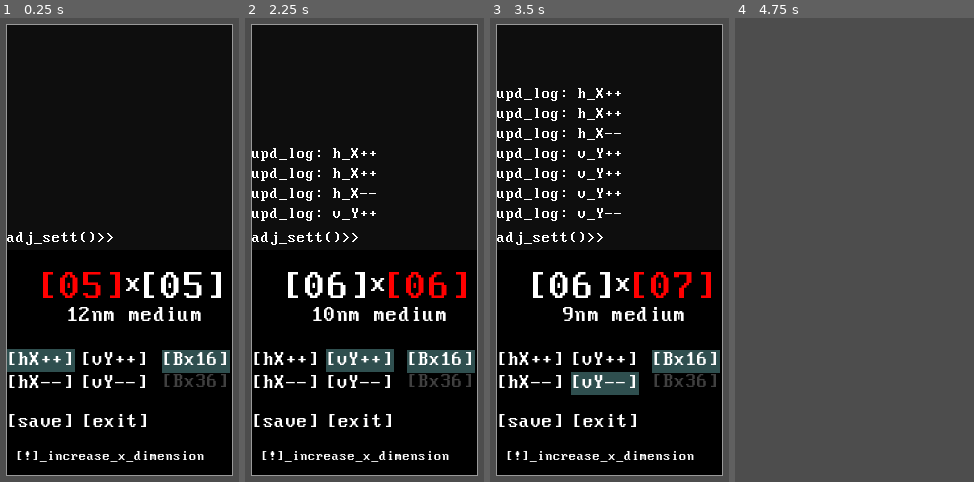
Above: before the commit, frames 1-4 (left to right).
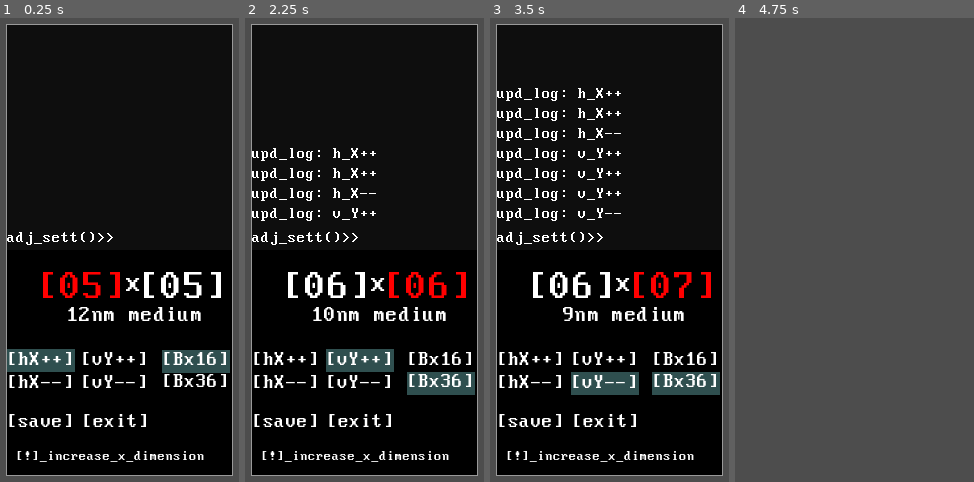
Above: after the commit, the same moments.

Repository: RusanJoshi/MAT_H.dx
Game: Godot game, scene res://ui/difficulty_window.tscn
Two runs of this game, one before a commit and one after it. Both use one fixed random seed, a clock stepped at 60 frames per second and the inputs below. This scene is started directly instead of the project's main scene.
Inputs (mouse positions are in pixels of both pictures, inside the frame that each line leads up to):
- Up to frame 1 (0.25 s): no input
- Up to frame 2 (2.25 s): tap Enter at 0.5, 2 s; drag from (285, 356) to (414, 41) at 0.52 s; tap Space (spacebar_key) at 1.25 s; drag from (285, 379) to (338, 338) at 1.27 s; move the mouse to (359, 356) at 2.02 s; hold Right (mini_menu_forward) from 2.03 s (still down); tap Tab (tab_key) at 2.1 s; click (359, 356) at 2.17 s
- Up to frame 3 (3.5 s): tap Space (spacebar_key) at 2.3, 2.75 s; release Right (mini_menu_forward) at 2.75 s; drag from (604, 379) to (outside the picture) at 2.77 s
- Up to frame 4 (4.75 s): tap Enter at 3.5 s; drag from (775, 421) to (878, 198) at 3.52 s; tap Space (spacebar_key) at 4.25 s; drag from (849, 421) to (778, 22) at 4.27 s

The runs differ from the first frame. In frame 1, 0.4% of the frame differs, in the area x 68-95%, y 76-80%; in frame 2, 2.5%, in the area x 67-97%, y 71-82%; in frame 3, 2.5%; in frame 4, nothing differs.

Commit message:
hemlock port commit 09/14

Diff:
--- a/scripts/difficulty_window.gd
+++ b/scripts/difficulty_window.gd
@@ -1,5 +1,6 @@
 extends Node2D
 @export var has_focus: bool
+@onready var vpasp: VariablePitchAudioStreamPlayer = $VPASP
 @onready var shin_background: Panel = $ShinBackground
 @onready var console_panel: Panel = %ConsolePanel
 @onready var console_label: Label = %ConsoleLabel
@@ -43,8 +44,8 @@
 
 #BASE SWITCHING
 var current_base: int = ConfigGame.base_configure
-var base_unlocked: bool = false
-#var base_unlocked: bool = true
+#var base_unlocked: bool = false
+var base_unlocked: bool = true
 var base_highlight_array: Array[Panel]
 
 #MISC
@@ -72,8 +73,8 @@
 	highlight_dimension_label(1)
 	moptions_array[0][0].visible = true
 	base_highlight_array[current_base].visible = true
-	if(!base_unlocked):
-		base_36_dif.modulate = Color(1,1,1,0.25)
+	if(base_unlocked):
+		base_36_dif.modulate = Color(1,1,1,1)
 	has_focus = true
 
 func _process(delta):
@@ -180,6 +181,9 @@
 		b_16_panel.visible = false
 		b_36_panel.visible = true
 
+func update_tool_tip_label():
+	pass
+
 func menu_traversal(pMenuX: int = 0, pMenuY: int = 0):
 	prev_menux = menux
 	prev_menuy = menuy
@@ -205,8 +209,9 @@
 			decrease_y()
 		update_dimensions_labels()
 	elif(menuy == 2):
-		if(menux == 0):#SAVE DIMENSIONS
+		if(menux == 0):#SAVE CONFIGURATION
 			save_difficulty()
+			ConfigGame.base_configure = current_base
 		elif(menux == 1):#EXIT DIFF. WINDOW
 			exit()
 
@@ -280,6 +285,14 @@
 		x_max_chain = 9
 		y_max_chain = 9
 
+func play_directional_key_sound():
+	vpasp.stream = SoundLibrary.keypress_directional[randi_range(0,7)]
+	vpasp.play()
+
+func play_confirmation_key_sound():
+	vpasp.stream = SoundLibrary.keypress_confirmation[randi_range(0,4)]
+	vpasp.play()
+
 func kill_window():
 	print("x: " + str(current_horizontal_dimension) + ", y: " + str(current_vertical_dimension))
 	has_focus = false
@@ -297,6 +310,7 @@
 #MOUSE CONROLS // MOUSE CONTROLS // MOUSE CONTROLS // MOUSE CONTROLS // MOUSE CONTROLS
 #ADD X
 func _on_add_x_area_2d_mouse_entered() -> void:
+	play_directional_key_sound()
 	prev_menux = menux
 	prev_menuy = menuy
 	menux = 0
@@ -309,10 +323,12 @@
 	if event is InputEventMouseButton:
 		if event.button_index == MOUSE_BUTTON_LEFT:
 			if event.pressed:
+				play_confirmation_key_sound()
 				confirmation()
 
 #MIN X
 func _on_min_x_area_2d_mouse_entered() -> void:
+	play_directional_key_sound()
 	prev_menux = menux
 	prev_menuy = menuy
 	menux = 0
@@ -325,10 +341,12 @@
 	if event is InputEventMouseButton:
 		if event.button_index == MOUSE_BUTTON_LEFT:
 			if event.pressed:
+				play_confirmation_key_sound()
 				confirmation()
 
 #ADD Y
 func _on_add_y_area_2d_mouse_entered() -> void:
+	play_directional_key_sound()
 	prev_menux = menux
 	prev_menuy = menuy
 	menux = 1
@@ -341,10 +359,12 @@
 	if event is InputEventMouseButton:
 		if event.button_index == MOUSE_BUTTON_LEFT:
 			if event.pressed:
+				play_confirmation_key_sound()
 				confirmation()
 
 #MIN Y
 func _on_min_y_area_2d_mouse_entered() -> void:
+	play_directional_key_sound()
 	prev_menux = menux
 	prev_menuy = menuy
 	menux = 1
@@ -357,10 +377,12 @@
 	if event is InputEventMouseButton:
 		if event.button_index == MOUSE_BUTTON_LEFT:
 			if event.pressed:
+				play_confirmation_key_sound()
 				confirmation()
 
 #SAVE
 func _on_save_area_2d_mouse_entered() -> void:
+	play_directional_key_sound()
 	prev_menux = menux
 	prev_menuy = menuy
 	menux = 0
@@ -372,10 +394,12 @@
 	if event is InputEventMouseButton:
 		if event.button_index == MOUSE_BUTTON_LEFT:
 			if event.pressed:
+				play_confirmation_key_sound()
 				confirmation()
 
 #EXIT
 func _on_exit_area_2d_mouse_entered() -> void:
+	play_directional_key_sound()
 	prev_menux = menux
 	prev_menuy = menuy
 	menux = 1
@@ -387,4 +411,33 @@
 	if event is InputEventMouseButton:
 		if event.button_index == MOUSE_BUTTON_LEFT:
 			if event.pressed:
-				confirmation()
+				play_confirmation_key_sound()
+				confirmation()
+
+#BASE16
+func _on_base_16_area_2d_mouse_entered() -> void:
+	play_directional_key_sound()
+	b_16_panel.visible = true
+	b_36_panel.visible = false
+func _on_base_16_area_2d_mouse_exited() -> void:
+	b_16_panel.visible = false
+func _on_base_16_area_2d_input_event(viewport: Node, event: InputEvent, shape_idx: int) -> void:
+	if event is InputEventMouseButton:
+		if event.button_index == MOUSE_BUTTON_LEFT:
+			if event.pressed:
+				play_confirmation_key_sound()
+				update_base(0)
+
+#BASE36
+func _on_base_36_area_2d_mouse_entered() -> void:
+	play_directional_key_sound()
+	b_16_panel.visible = false
+	b_36_panel.visible = true
+func _on_base_36_area_2d_mouse_exited() -> void:
+	b_36_panel.visible = false
+func _on_base_36_area_2d_input_event(viewport: Node, event: InputEvent, shape_idx: int) -> void:
+	if event is InputEventMouseButton:
+		if event.button_index == MOUSE_BUTTON_LEFT:
+			if event.pressed:
+				play_confirmation_key_sound()
+				update_base(1)
--- a/ui/difficulty_window.tscn
+++ b/ui/difficulty_window.tscn
@@ -1,7 +1,8 @@
-[gd_scene load_steps=23 format=3 uid="uid://b73ytvm0yqcx6"]
+[gd_scene load_steps=26 format=3 uid="uid://b73ytvm0yqcx6"]
 
 [ext_resource type="Script" path="res://scripts/difficulty_window.gd" id="1_6et8o"]
 [ext_resource type="FontFile" uid="uid://dj3uy5ehse3ik" path="res://fonts/Perfect DOS VGA 437 Win.ttf" id="2_0sgd1"]
+[ext_resource type="Script" path="res://components/variable_pitch_audio_stream_player.gd" id="2_vunyw"]
 [ext_resource type="StyleBox" uid="uid://dd1gamm6jkldw" path="res://ui/moption_highlight_test.tres" id="3_8aj8a"]
 
 [sub_resource type="StyleBoxFlat" id="StyleBoxFlat_2jyjr"]
@@ -71,11 +72,20 @@
 size = Vector2(65, 20)
 
 [sub_resource type="RectangleShape2D" id="RectangleShape2D_k3sjn"]
+size = Vector2(65, 20)
+
+[sub_resource type="RectangleShape2D" id="RectangleShape2D_mea0d"]
+size = Vector2(65, 20)
+
+[sub_resource type="RectangleShape2D" id="RectangleShape2D_emk84"]
 size = Vector2(65, 20)
 
 [node name="DifficultyWindow" type="Node2D"]
 z_index = 2
 script = ExtResource("1_6et8o")
+
+[node name="VPASP" type="AudioStreamPlayer" parent="."]
+script = ExtResource("2_vunyw")
 
 [node name="FauxBorder" type="Panel" parent="."]
 offset_left = 137.0
@@ -406,6 +416,7 @@
 
 [node name="Base36Dif" type="Label" parent="ShinBackground/HBoxContainer/ControlPanel"]
 unique_name_in_owner = true
+modulate = Color(1, 1, 1, 0.156863)
 z_index = 1
 layout_mode = 0
 offset_left = 155.0
@@ -492,6 +503,20 @@
 
 [node name="CollisionShape2D" type="CollisionShape2D" parent="ExitArea2D"]
 shape = SubResource("RectangleShape2D_k3sjn")
+metadata/_edit_lock_ = true
+
+[node name="Base16Area2D" type="Area2D" parent="."]
+position = Vector2(326, 511)
+
+[node name="CollisionShape2D" type="CollisionShape2D" parent="Base16Area2D"]
+shape = SubResource("RectangleShape2D_mea0d")
+metadata/_edit_lock_ = true
+
+[node name="Base36Area2D" type="Area2D" parent="."]
+position = Vector2(326, 534)
+
+[node name="CollisionShape2D" type="CollisionShape2D" parent="Base36Area2D"]
+shape = SubResource("RectangleShape2D_emk84")
 metadata/_edit_lock_ = true
 
 [connection signal="input_event" from="AddXArea2D" to="." method="_on_add_x_area_2d_input_event"]
@@ -512,3 +537,9 @@
 [connection signal="input_event" from="ExitArea2D" to="." method="_on_exit_area_2d_input_event"]
 [connection signal="mouse_entered" from="ExitArea2D" to="." method="_on_exit_area_2d_mouse_entered"]
 [connection signal="mouse_exited" from="ExitArea2D" to="." method="_on_exit_area_2d_mouse_exited"]
+[connection signal="input_event" from="Base16Area2D" to="." method="_on_base_16_area_2d_input_event"]
+[connection signal="mouse_entered" from="Base16Area2D" to="." method="_on_base_16_area_2d_mouse_entered"]
+[connection signal="mouse_exited" from="Base16Area2D" to="." method="_on_base_16_area_2d_mouse_exited"]
+[connection signal="input_event" from="Base36Area2D" to="." method="_on_base_36_area_2d_input_event"]
+[connection signal="mouse_entered" from="Base36Area2D" to="." method="_on_base_36_area_2d_mouse_entered"]
+[connection signal="mouse_exited" from="Base36Area2D" to="." method="_on_base_36_area_2d_mouse_exited"]
Not shown, changed: achievements.txt
